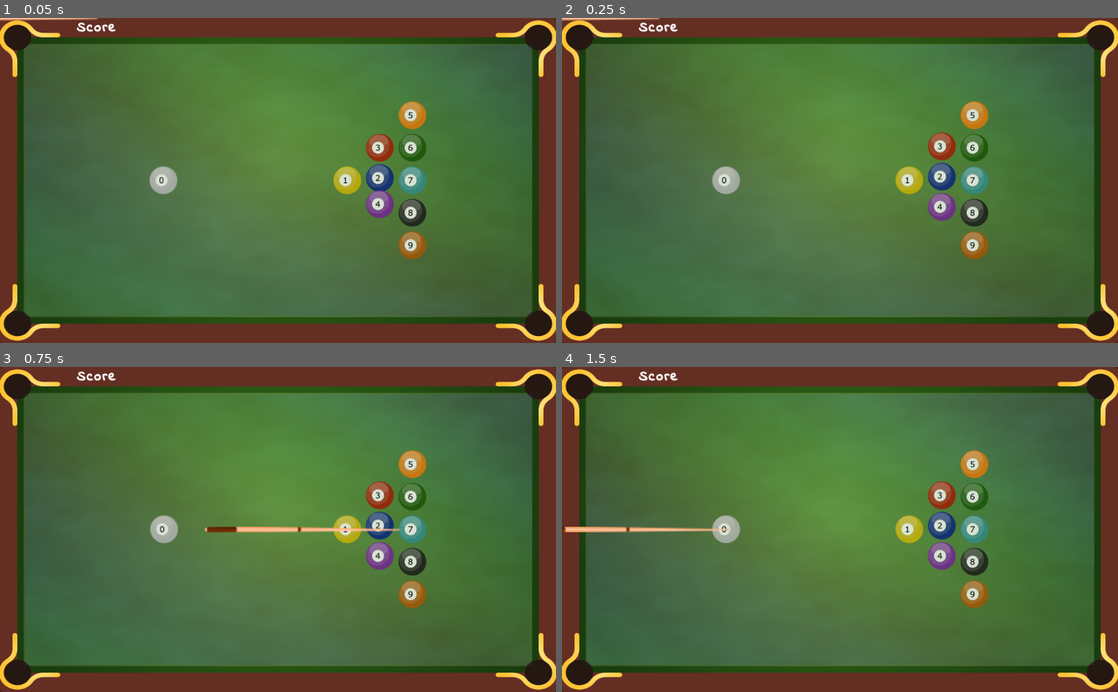
Above: before the commit, frames 1-4 (two rows, left to right).
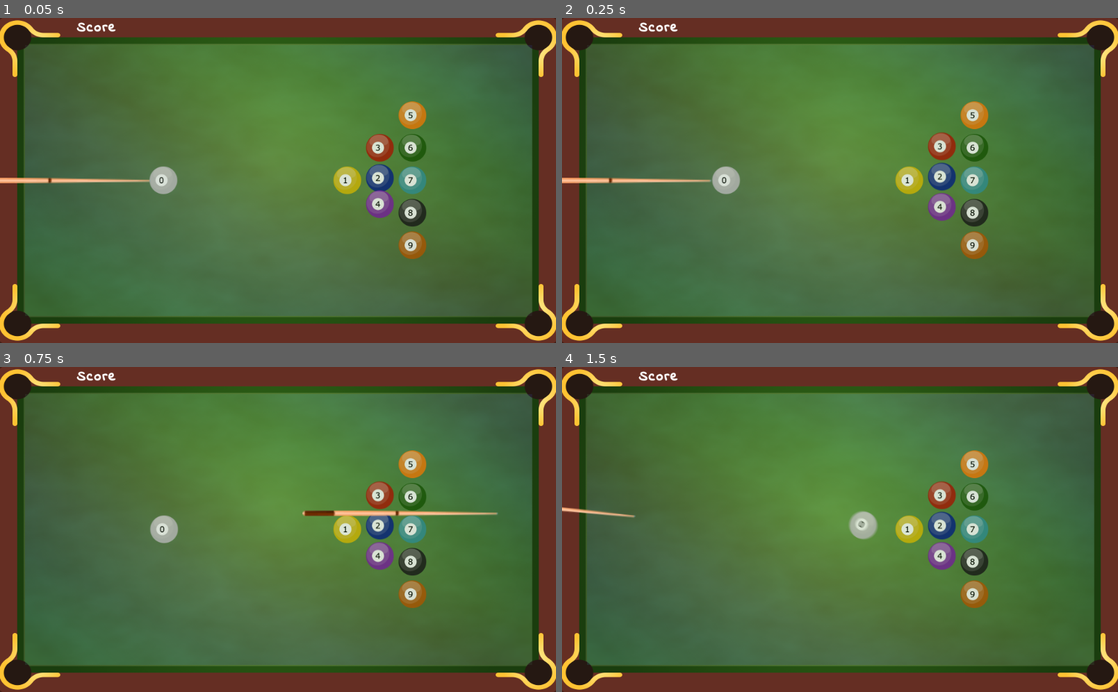
Above: after the commit, the same moments.

Repository: AlbertoPachecoDev/Fisica2D
Game: Godot game, scene res://Main.tscn
The game is run twice, just before and just after one commit, with the same random seed, the same clock (stepped at 60 frames per second) and the same inputs.
Inputs (mouse positions are in pixels of both pictures, inside the frame that each line leads up to):
- Up to frame 1 (0.05 s): no input
- Up to frame 2 (0.25 s): no input
- Up to frame 3 (0.75 s): tap Enter at 0.5 s; move the mouse to (400, 513) at 0.52 s; press the mouse at (400, 513) at 0.53 s
- Up to frame 4 (1.5 s): tap Space at 1.25 s; move the mouse to (728, 545) at 1.27 s; release the mouse at (728, 545) at 1.28 s; click (728, 545) at 1.35 s

The runs differ from the first frame. In frame 1, 0.5% of the frame differs, in the area x 0-27%, y 0-51%; in frame 2, 0.5%; in frame 3, 1.1%; in frame 4, 1.3%, in the area x 0-57%, y 43-55%.
Error before the commit: Invalid get index 'position' (on base: 'InputEventKey'). (res://Global.gd:88)
Error after the commit: Invalid get index 'position' (on base: 'InputEventKey'). (res://Global.gd:85)

Commit message:
Ver. 0.6 taco fixes
Change cue angle
Remove cue image + tween effect
Using only cue physics

Diff:
--- a/Global.gd
+++ b/Global.gd
@@ -1,20 +1,19 @@
 """
+	RigidBody2D provides simulated physics bodies.
+	You don’t control a RigidBody2D directly.
+	You apply forces to it (gravity, impulses, etc.) and
+	Godot physics engine calculates the resulting movement,
+	including collisions, bouncing, rotating, etc.
+	You can modify RigidBody2D behavior via properties (Mass, Friction, Bounce, etc.)
+	A typical RigidBody2D scene has Sprite and CollisionShape2D children nodes.
+	By default a RigidBody2D falls downward. You can increase Gravity Scale or turn off (zero).
+	add_force(): adds a continuous force to a rigid body. ej. steadily pushing rocket-thrust for going faster.
+	Note that this adds to any already existing forces. The force continues to be applied until removed.
+	apply_impulse(): adds an instantaneous “kick” to the body. Imagine hitting a baseball with a bat.
+	By default, the physics settings provide some damping, which reduces a body’s velocity and spin.
 
-RigidBody2D provides simulated physics bodies.
-You don’t control a RigidBody2D directly.
-You apply forces to it (gravity, impulses, etc.) and
-Godot physics engine calculates the resulting movement,
-including collisions, bouncing, rotating, etc.
-You can modify RigidBody2D behavior via properties (Mass, Friction, Bounce, etc.)
-A typical RigidBody2D scene has Sprite and CollisionShape2D children nodes.
-By default a RigidBody2D falls downward. You can increase Gravity Scale or turn off (zero).
-add_force(): adds a continuous force to a rigid body. ej. steadily pushing rocket-thrust for going faster.
-Note that this adds to any already existing forces. The force continues to be applied until removed.
-apply_impulse(): adds an instantaneous “kick” to the body. Imagine hitting a baseball with a bat.
-By default, the physics settings provide some damping, which reduces a body’s velocity and spin.
-
-https://kidscancode.org/godot_recipes/physics/godot3_kyn_rigidbody1
-https://opengameart.org
+	https://kidscancode.org/godot_recipes/physics/godot3_kyn_rigidbody1
+	https://opengameart.org
 """
 
 extends Node2D
@@ -49,11 +48,8 @@
 var mouse_start = null
 var ball0 = null
 var dragging = false
-var drag_start = Vector2()
-var wtaco
-var pos1
-var pos2
-var dir
+var drag_start = Vector2(100,300)
+#var wtaco
 var count_damp = 0
 onready var cue = preload("res://taco.tscn")
 var taco = null
@@ -69,10 +65,8 @@
 func reset():
 	count_damp = 0
 	taco = cue.instance()
-	wtaco = taco.width()
-	taco.set_position(Vector2(100,300))
-	taco.visible = false
-	$taco2.visible = true
+	#wtaco = taco.width()
+	taco.set_position(drag_start)
 	add_child(taco)
 	dragging = false
 	emit_signal("reset")
@@ -83,36 +77,26 @@
 	if ball0 == null: return
 	if count_damp != 0: return # freeze cue is balls are rolling
 	if taco == null: return
-	if dragging: # dragging
-		var x0 = drag_start.x
-		pos2 = Vector2(x0 - wtaco - (event.position.x - x0) / 4, ball0.position.y)
-		$taco2.set_position(pos2)
 	if event.is_action_pressed("click") and not dragging: # start
 		dragging = true
 		drag_start = event.position
-		pos1 = Vector2(drag_start.x-wtaco, ball0.position.y)
-		taco.set_position(pos1)
-		$taco2.set_position(pos1)
-		$taco2.visible = true
+		taco.set_position(drag_start)
+	if dragging: # dragging
+		taco.rotation = drag_start.angle_to_point(event.position)
+		taco.set_position(event.position)
 	if event.is_action_released("click") and dragging: # end
 		dragging = false
 		var drag_end = event.position
-		dir = drag_end - drag_start
-		var tween = get_node("taco2/tween")
-		tween.interpolate_property($taco2,'position',pos2,pos1,0.25,Tween.TRANS_LINEAR,Tween.EASE_OUT)
-		tween.start()
+		taco.set_position(drag_end)
+		var dir = drag_start - drag_end
+		taco.impulse(dir * 8) # dir.rotated(-PI/2)
+		$del_cue.start()
 
 func drop_hole(ball):
 	if ball.name[0]== "b" and ball.id!=0:
 		score += 100
 		$label.text = "Score: " + str(score)
 	$hole.play()
-
-func _on_tween_tween_all_completed():
-	$taco2.visible = false
-	taco.visible = true
-	taco.impulse(dir * 6)
-	$del_cue.start()
 
 func _on_del_cue_timeout():
 	$start_damp.start()
--- a/Global.tscn
+++ b/Global.tscn
@@ -1,9 +1,8 @@
-[gd_scene load_steps=6 format=2]
+[gd_scene load_steps=5 format=2]
 
 [ext_resource path="res://fonts/score.tres" type="DynamicFont" id=1]
 [ext_resource path="res://Global.gd" type="Script" id=2]
 [ext_resource path="res://audio/drop.wav" type="AudioStream" id=3]
-[ext_resource path="res://images/taco.png" type="Texture" id=4]
 [ext_resource path="res://taco.tscn" type="PackedScene" id=5]
 
 [node name="global" type="Node2D"]
@@ -22,18 +21,11 @@
 [node name="hole" type="AudioStreamPlayer2D" parent="."]
 stream = ExtResource( 3 )
 
-[node name="taco2" type="Sprite" parent="."]
-visible = false
-scale = Vector2( 2, 2 )
-texture = ExtResource( 4 )
-
-[node name="tween" type="Tween" parent="taco2"]
-
 [node name="taco" parent="." instance=ExtResource( 5 )]
 visible = false
 
 [node name="del_cue" type="Timer" parent="."]
-wait_time = 0.25
+wait_time = 0.4
 one_shot = true
 
 [node name="start_damp" type="Timer" parent="."]
@@ -43,7 +35,6 @@
 [node name="inc_damp" type="Timer" parent="."]
 wait_time = 0.2
 
-[connection signal="tween_all_completed" from="taco2/tween" to="." method="_on_tween_tween_all_completed"]
 [connection signal="timeout" from="del_cue" to="." method="_on_del_cue_timeout"]
 [connection signal="timeout" from="start_damp" to="." method="_on_friction_timeout"]
 [connection signal="timeout" from="inc_damp" to="." method="_on_inc_damp_timeout"]
--- a/ball.gd
+++ b/ball.gd
@@ -1,6 +1,6 @@
 extends RigidBody2D
 
-const BlurMx = Vector2(0.05, 0.0)
+const BlurMx = Vector2(0.035, 0.0)
 const BlurDec = BlurMx.x / 250.0
 const BlurStop = 50 * BlurDec
 
--- a/ball.tscn
+++ b/ball.tscn
@@ -52,11 +52,11 @@
 
 [sub_resource type="ShaderMaterial" id=3]
 shader = SubResource( 2 )
-shader_param/dir = Vector2( 0.06, 0 )
+shader_param/dir = Vector2( 0.04, 0 )
 shader_param/quality = 2
 shader_param/deform = Vector2( 2, 2 )
 shader_param/offset = Vector2( 4, 0 )
-shader_param/modulate = Color( 0, 0, 0, 0.584314 )
+shader_param/modulate = Color( 0, 0, 0, 0.72549 )
 
 [sub_resource type="CircleShape2D" id=4]
 radius = 28.103
@@ -81,7 +81,6 @@
 }
 
 [node name="CollisionShape2D" type="CollisionShape2D" parent="."]
-visible = false
 shape = SubResource( 4 )
 one_way_collision_margin = 2.0
 
--- a/taco.gd
+++ b/taco.gd
@@ -1,6 +1,6 @@
 extends RigidBody2D
 
-const MaxVel = 4500
+const MaxVel = 6000
 
 func _ready():
 	gravity_scale = 0.0
